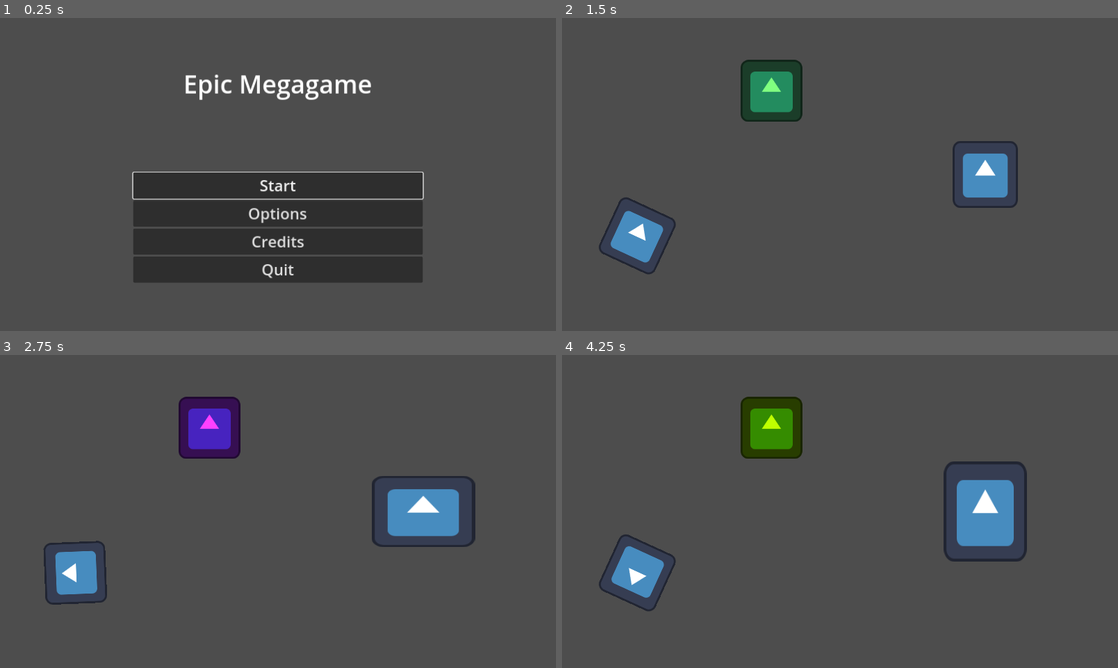
Above: before the commit, frames 1-4 (two rows, left to right).
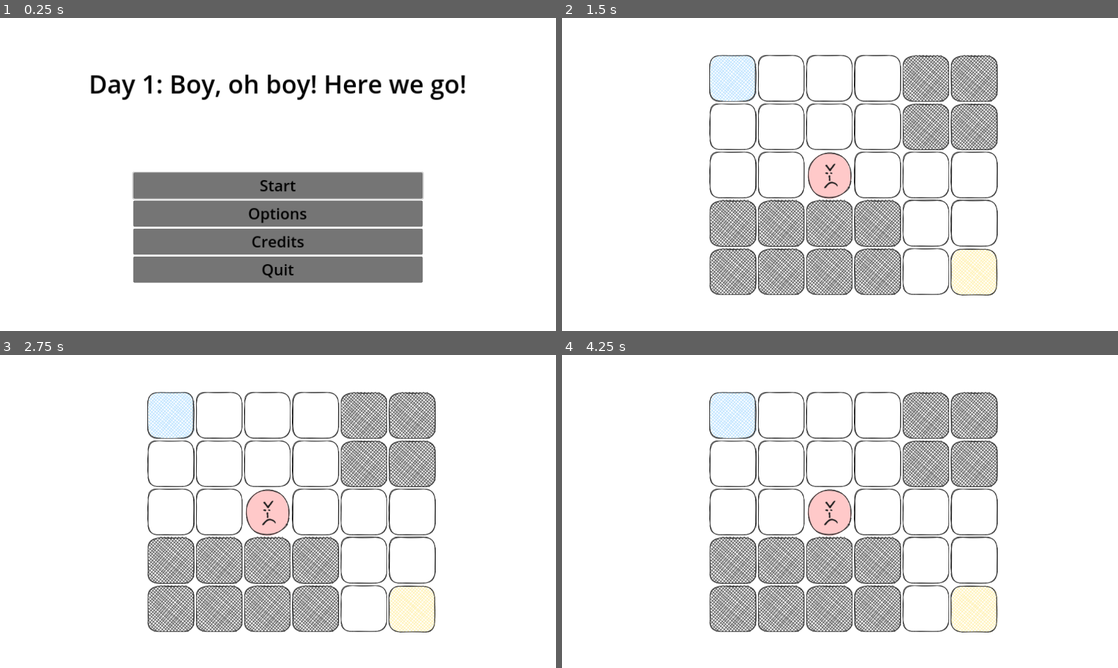
Above: after the commit, the same moments.

Repository: Yngwarr/pass-the-game-day-1
Game: Godot game, scene res://scenes/MainMenu.tscn
Two runs of this game, one before a commit and one after it. Both use one fixed random seed, a clock stepped at 60 frames per second and the inputs below. The engine's default icon, where the game draws it, is replaced by a stand-in: a white triangle on a blue panel in a dark square.
Inputs:
- Up to frame 1 (0.25 s): no input
- Up to frame 2 (1.5 s): click "Start" at 0.5 s
- Up to frame 3 (2.75 s): no input
- Up to frame 4 (4.25 s): no input

The runs differ from the first frame. In frame 1, 99% of the frame differs, in the area x 0-100%, y 0-100%; in frame 2, 98%; in frame 3, 98%; in frame 4, 98%.

Commit message:
spent countless time on that stupid bug of Godot

Diff:
--- a/project.godot
+++ b/project.godot
@@ -10,7 +10,7 @@
 
 [application]
 
-config/name="Game Jam Template"
+config/name="Day 1: Denial"
 run/main_scene="res://scenes/MainMenu.tscn"
 config/features=PackedStringArray("4.1", "GL Compatibility")
 config/icon="res://icon.svg"
@@ -36,3 +36,4 @@
 
 renderer/rendering_method="gl_compatibility"
 renderer/rendering_method.mobile="gl_compatibility"
+environment/defaults/default_clear_color=Color(1, 1, 1, 1)
--- a/scenes/Game.tscn
+++ b/scenes/Game.tscn
@@ -6,9 +6,9 @@
 [ext_resource type="Shader" path="res://shaders/blur.gdshader" id="3_tg1ur"]
 [ext_resource type="Script" path="res://src/UI/ShowPopupButton.gd" id="5_k0seo"]
 [ext_resource type="Script" path="res://src/UI/ChangeSceneButton.gd" id="6_2c0ui"]
-[ext_resource type="AudioStream" uid="uid://b2w6q0xx1b6fx" path="res://sfx/bass.wav" id="6_lyifp"]
-[ext_resource type="AudioStream" uid="uid://cd2hwotdnkao1" path="res://sfx/drum.wav" id="7_3ipul"]
+[ext_resource type="Script" path="res://src/Level.gd" id="8_kh088"]
 [ext_resource type="Texture2D" uid="uid://bmetb0g61y3bv" path="res://icon.svg" id="8_lyls7"]
+[ext_resource type="PackedScene" uid="uid://duf4cnrjr73fv" path="res://scenes/GameTile.tscn" id="9_fbsh5"]
 
 [sub_resource type="ShaderMaterial" id="ShaderMaterial_v63bu"]
 shader = ExtResource("3_tg1ur")
@@ -18,91 +18,6 @@
 
 [sub_resource type="LabelSettings" id="LabelSettings_sgf64"]
 font_size = 52
-
-[sub_resource type="Animation" id="Animation_s7kd2"]
-length = 0.001
-tracks/0/type = "value"
-tracks/0/imported = false
-tracks/0/enabled = true
-tracks/0/path = NodePath("Icon:modulate")
-tracks/0/interp = 1
-tracks/0/loop_wrap = true
-tracks/0/keys = {
-"times": PackedFloat32Array(0),
-"transitions": PackedFloat32Array(1),
-"update": 0,
-"values": [Color(1, 1, 1, 1)]
-}
-tracks/1/type = "value"
-tracks/1/imported = false
-tracks/1/enabled = true
-tracks/1/path = NodePath("Icon2:rotation")
-tracks/1/interp = 1
-tracks/1/loop_wrap = true
-tracks/1/keys = {
-"times": PackedFloat32Array(0),
-"transitions": PackedFloat32Array(1),
-"update": 0,
-"values": [0.0]
-}
-tracks/2/type = "value"
-tracks/2/imported = false
-tracks/2/enabled = true
-tracks/2/path = NodePath("Icon3:scale")
-tracks/2/interp = 1
-tracks/2/loop_wrap = true
-tracks/2/keys = {
-"times": PackedFloat32Array(0),
-"transitions": PackedFloat32Array(1),
-"update": 0,
-"values": [Vector2(1, 1)]
-}
-
-[sub_resource type="Animation" id="Animation_nmfpk"]
-resource_name = "loop"
-loop_mode = 1
-tracks/0/type = "value"
-tracks/0/imported = false
-tracks/0/enabled = true
-tracks/0/path = NodePath("Icon:modulate")
-tracks/0/interp = 1
-tracks/0/loop_wrap = true
-tracks/0/keys = {
-"times": PackedFloat32Array(0, 0.2, 0.4, 0.6, 0.8, 1),
-"transitions": PackedFloat32Array(1, 1, 1, 1, 1, 1),
-"update": 0,
-"values": [Color(1, 1, 1, 1), Color(1, 0, 1, 1), Color(0, 1, 1, 1), Color(1, 1, 0, 1), Color(0, 1, 0, 1), Color(1, 1, 1, 1)]
-}
-tracks/1/type = "value"
-tracks/1/imported = false
-tracks/1/enabled = true
-tracks/1/path = NodePath("Icon2:rotation")
-tracks/1/interp = 2
-tracks/1/loop_wrap = true
-tracks/1/keys = {
-"times": PackedFloat32Array(0, 0.5, 1),
-"transitions": PackedFloat32Array(1.56917, 0.482968, 0.615572),
-"update": 0,
-"values": [0.0, 3.34056, 6.28319]
-}
-tracks/2/type = "value"
-tracks/2/imported = false
-tracks/2/enabled = true
-tracks/2/path = NodePath("Icon3:scale")
-tracks/2/interp = 1
-tracks/2/loop_wrap = true
-tracks/2/keys = {
-"times": PackedFloat32Array(0, 0.2, 0.4, 0.6, 0.8, 1),
-"transitions": PackedFloat32Array(1, 1, 1, 1, 1, 1),
-"update": 0,
-"values": [Vector2(1, 1), Vector2(1.901, 1.21), Vector2(1.846, 1.738), Vector2(1.416, 1.777), Vector2(1.115, 1.174), Vector2(1, 1)]
-}
-
-[sub_resource type="AnimationLibrary" id="AnimationLibrary_aiee3"]
-_data = {
-"RESET": SubResource("Animation_s7kd2"),
-"loop": SubResource("Animation_nmfpk")
-}
 
 [node name="Game" type="Node2D" node_paths=PackedStringArray("pause_screen")]
 script = ExtResource("1_wmfvw")
@@ -127,6 +42,7 @@
 texture = ExtResource("8_lyls7")
 
 [node name="Header" type="Label" parent="PauseMenu"]
+modulate = Color(0, 0, 0, 1)
 anchors_preset = 10
 anchor_right = 1.0
 offset_top = 100.0
@@ -181,29 +97,8 @@
 dialog_autowrap = true
 cancel_button_text = "No"
 
-[node name="Bass" type="AudioStreamPlayer" parent="."]
-stream = ExtResource("6_lyifp")
-autoplay = true
-bus = &"Music"
-
-[node name="Drum" type="AudioStreamPlayer" parent="."]
-stream = ExtResource("7_3ipul")
-autoplay = true
-bus = &"SFX"
-
-[node name="Icon" type="Sprite2D" parent="."]
-position = Vector2(434, 151)
-texture = ExtResource("8_lyls7")
-
-[node name="Icon2" type="Sprite2D" parent="."]
-position = Vector2(156, 451)
-texture = ExtResource("8_lyls7")
-
-[node name="Icon3" type="Sprite2D" parent="."]
-position = Vector2(877, 324)
-texture = ExtResource("8_lyls7")
-
-[node name="AnimationPlayer" type="AnimationPlayer" parent="."]
-libraries = {
-"": SubResource("AnimationLibrary_aiee3")
-}
+[node name="Level" type="Node2D" parent="."]
+position = Vector2(254, 126)
+script = ExtResource("8_kh088")
+tile_scene = ExtResource("9_fbsh5")
+layout_file = "res://levels/level1.txt"
--- /dev/null
+++ b/scenes/GameTile.tscn
@@ -0,0 +1,20 @@
+[gd_scene load_steps=4 format=3 uid="uid://duf4cnrjr73fv"]
+
+[ext_resource type="Script" path="res://src/GameTile.gd" id="1_uguo3"]
+[ext_resource type="Texture2D" uid="uid://b4b0akkhd0hg6" path="res://img/tilemap.png" id="2_lhxia"]
+
+[sub_resource type="RectangleShape2D" id="RectangleShape2D_cis8d"]
+size = Vector2(90, 90)
+
+[node name="GameTile" type="Node2D"]
+script = ExtResource("1_uguo3")
+
+[node name="View" type="Sprite2D" parent="."]
+texture = ExtResource("2_lhxia")
+hframes = 6
+
+[node name="Area2D" type="Area2D" parent="."]
+
+[node name="CollisionShape2D" type="CollisionShape2D" parent="Area2D"]
+position = Vector2(0, -1)
+shape = SubResource("RectangleShape2D_cis8d")
--- a/scenes/MainMenu.tscn
+++ b/scenes/MainMenu.tscn
@@ -16,12 +16,13 @@
 [node name="Menu" type="CanvasLayer" parent="."]
 
 [node name="Header" type="Label" parent="Menu"]
+modulate = Color(0, 0, 0, 1)
 anchors_preset = 10
 anchor_right = 1.0
 offset_top = 100.0
 offset_bottom = 175.0
 grow_horizontal = 2
-text = "Epic Megagame"
+text = "Day 1: Boy, oh boy! Here we go!"
 label_settings = SubResource("LabelSettings_8bkd4")
 horizontal_alignment = 1
 
--- a/src/Game.gd
+++ b/src/Game.gd
@@ -7,9 +7,6 @@
 ## Must have [code]process_mode == PROCESS_MODE_WHEN_PAUSED[/code].
 @export var pause_screen: CanvasLayer
 
-func _ready() -> void:
-	$AnimationPlayer.play("loop")
-
 func _process(_delta) -> void:
 	if Input.is_action_just_pressed("game_pause"):
 		if not get_tree().paused:
--- /dev/null
+++ b/src/GameTile.gd
@@ -0,0 +1,23 @@
+class_name GameTile
+extends Node2D
+
+enum State { EMPTY, STONE, ENEMY, START, END, END_COMPLETE }
+
+const STATE_FRAME = {
+	State.EMPTY: 0,
+	State.START: 1,
+	State.STONE: 2,
+	State.END_COMPLETE: 3,
+	State.END: 4,
+	State.ENEMY: 5
+}
+
+var state: State
+
+@onready var view: Sprite2D = $View
+
+func init(new_state: State):
+	state = new_state
+
+func _ready():
+	view.frame = STATE_FRAME[state]
--- /dev/null
+++ b/src/Level.gd
@@ -0,0 +1,39 @@
+extends Node2D
+
+@export var tile_scene: PackedScene
+@export_file("*.txt") var layout_file
+
+const CHAR_STATE = {
+	'.': GameTile.State.EMPTY,
+	'x': GameTile.State.STONE,
+	's': GameTile.State.START,
+	'e': GameTile.State.END,
+	'b': GameTile.State.ENEMY
+}
+
+const tile_distance_w := 100
+const tile_distance_h := 100
+
+## TODO change it's type to TileMap
+##      sorry folks, there's no time for me to learn TileMaps properly :(
+
+func _ready():
+	var f := FileAccess.open(layout_file, FileAccess.READ)
+	var layout := f.get_as_text()
+	load_level(layout)
+
+func load_level(layout: String):
+	var pos := Vector2(0, 0)
+	for ch in layout:
+		if ch == '\n':
+			pos.x = 0
+			pos.y += tile_distance_h
+			continue
+		pos.x += tile_distance_w
+
+		# kudos to Godot that does allow me to do GameTile.new(), but refuses
+		# to instantiate the node's bloody children after that!
+		var cell := tile_scene.instantiate()
+		cell.init(CHAR_STATE[ch])
+		cell.position = pos
+		add_child(cell)
--- a/theme.tres
+++ b/theme.tres
@@ -1,4 +1,11 @@
 [gd_resource type="Theme" format=3 uid="uid://kg42ikejce6b"]
 
 [resource]
+Button/colors/font_color = Color(0, 0, 0, 1)
+Button/colors/font_focus_color = Color(0, 0, 0, 1)
+Button/colors/font_hover_color = Color(0, 0, 0, 1)
+Button/colors/font_hover_pressed_color = Color(0, 0, 0, 1)
+Button/colors/font_outline_color = Color(0, 0, 0, 1)
 Button/font_sizes/font_size = 32
+Label/colors/font_color = Color(0, 0, 0, 1)
+Label/colors/font_outline_color = Color(0, 0, 0, 1)
Binary file added: img/tilemap.png
Not shown, changed: img/tilemap.png.import
Not shown, added: levels/level1.txt
Not shown: 1 places in scenes/Game.tscn that only renumber resources
